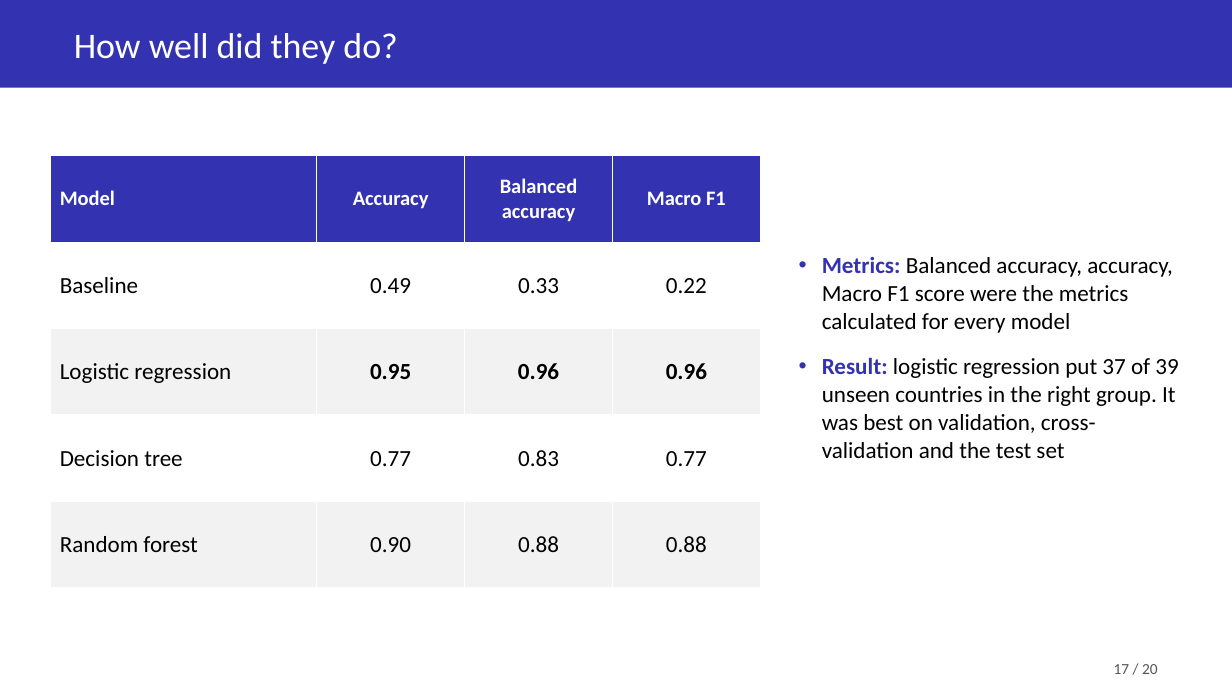
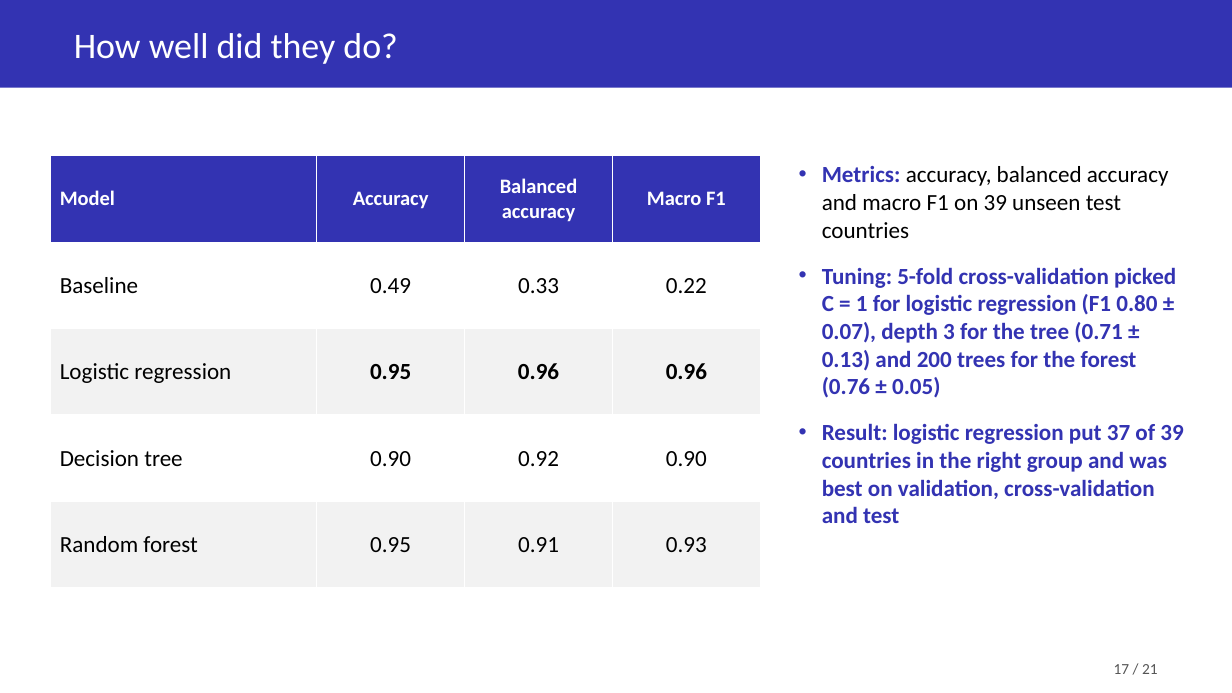
Before and after one commit to Soemon007/DS203_GroupProject, a slide deck: slide 17 of deliverables/DS203_Slides.pptx. Drawn at 1232x693 pixels with LibreOffice and Linux fonts; fonts in the diff are those of the drawing. Boxes give left, top, right and bottom in pixels: in the first picture for what was removed or moved away, otherwise in the second. Text is boxed around its words. In the diff, an @@ line names an element or a change of style, - is before the commit and + after.

```diff
--- a/deliverables/DS203_Slides.pptx
+++ b/deliverables/DS203_Slides.pptx
@@ table at box(51, 155, 761, 588) @@
-row 4: Decision tree | 0.77 | 0.83 | 0.77
+row 4: Decision tree | 0.90 | 0.92 | 0.90
-row 5: Random forest | 0.90 | 0.88 | 0.88
+row 5: Random forest | 0.95 | 0.91 | 0.93
@@ text at box(822, 166, 1183, 523): text changed; text colour #000000 to #3333B2; bold on @@
-• Metrics: Balanced accuracy, accuracy, Macro F1 score were the metrics calculated for every model
-• Result: logistic regression put 37 of 39 unseen countries in the right group. It was best on validation, cross-validation and the test set
+• Metrics: accuracy, balanced accuracy and macro F1 on 39 unseen test countries
+• Tuning: 5-fold cross-validation picked C = 1 for logistic regression (F1 0.80 ± 0.07), depth 3 for the tree (0.71 ± 0.13) and 200 trees for the forest (0.76 ± 0.05)
+• Result: logistic regression put 37 of 39 countries in the right group and was best on validation, cross-validation and test
@@ text at box(1114, 664, 1158, 674): text changed @@
-17 / 20
+17 / 21
```
Also in this commit, not shown: 19 other slides changed, 1 slide added.
